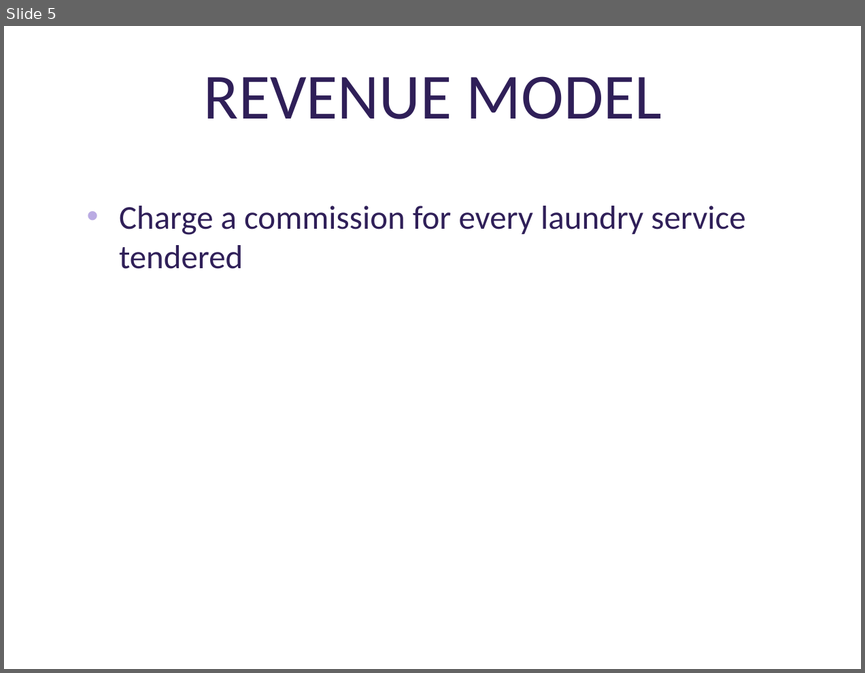
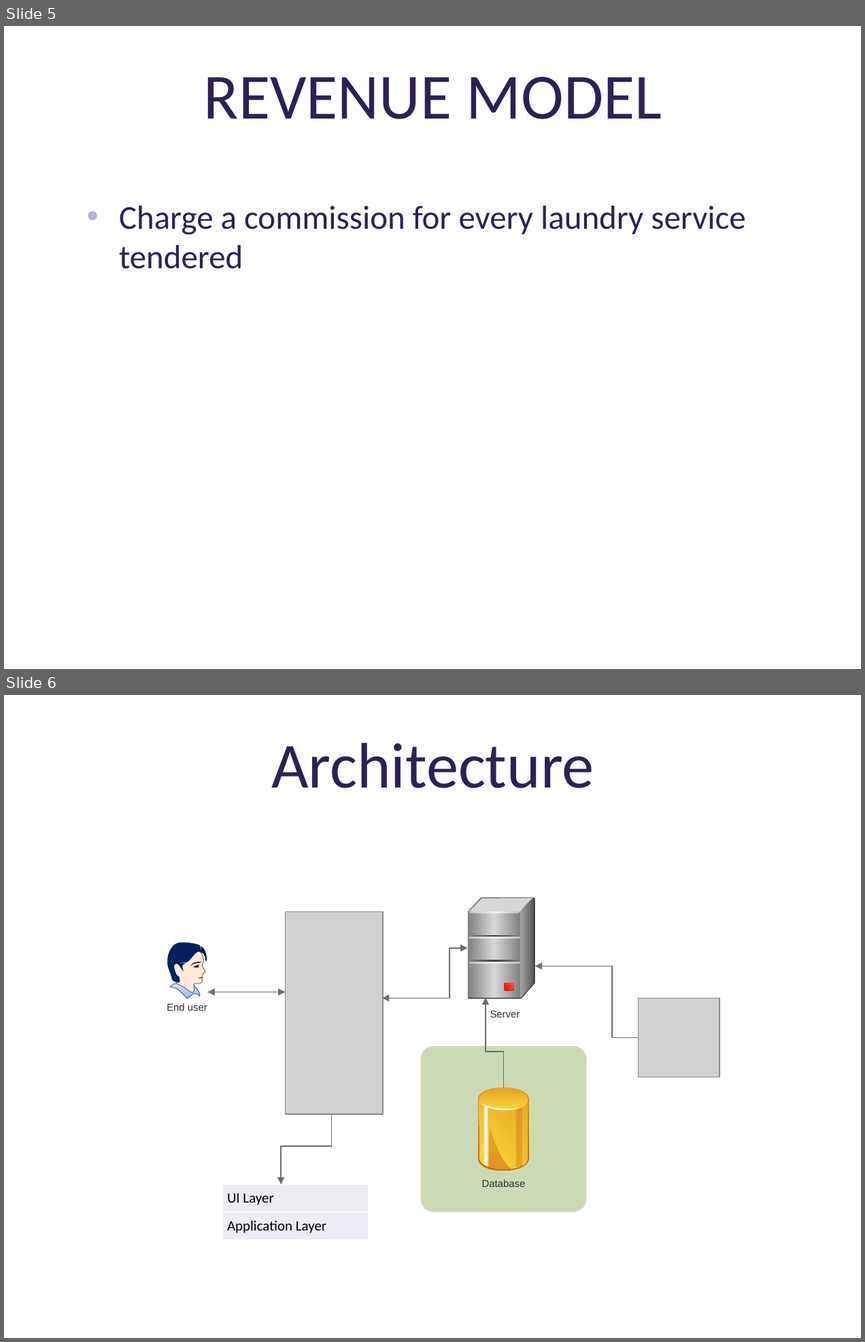
Before and after one commit to pittgikera/iLaundromat, a slide deck: documents/IOS Presentation.pptx. Shown one above the other, each under a label of ours: slide 5 before the commit, slides 5 and 6 after it. The pictures are 865x673 and 865x1342 pixels, drawn with LibreOffice and Linux fonts; fonts in the diff are those of the drawing; grey boxes stand for pictures; background and template pictures are left out. Boxes give left, top, right and bottom in pixels: in the first picture for what was removed or moved away, otherwise in the second. Text is boxed around its words. In the diff, an @@ line names an element or a change of style, - is before the commit and + after.

Commit message:
Laundry Mart Architecture Added

```diff
--- a/documents/IOS Presentation.pptx
+++ b/documents/IOS Presentation.pptx
@@ slide 6 added at box(4, 695, 861, 1338), background picture (left out) @@
@@ title added at box(271, 743, 594, 788), 54 pt, text #2F1F58 @@
+Architecture
@@ group added at box(167, 897, 741, 1212): 29 freeform shapes, 3 texts, 2 pictures @@
+Server
+Database
+End user
@@ table added at box(222, 1184, 368, 1240), 2 rows, 1 columns @@
+UI Layer
+Application Layer
```
